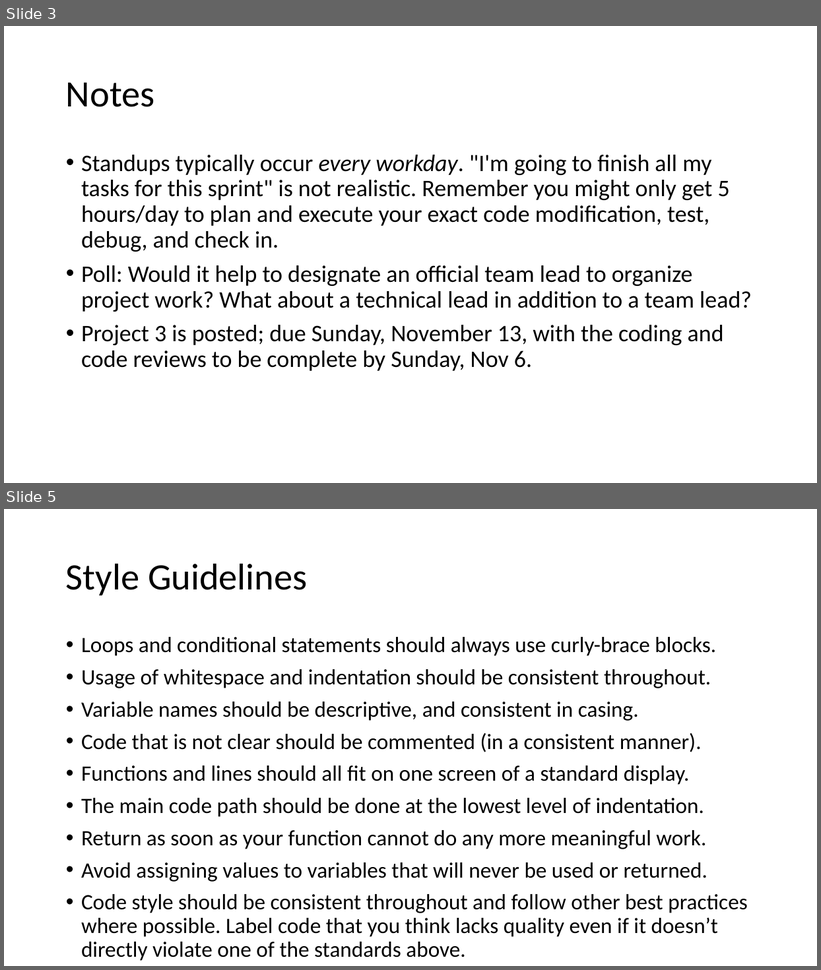
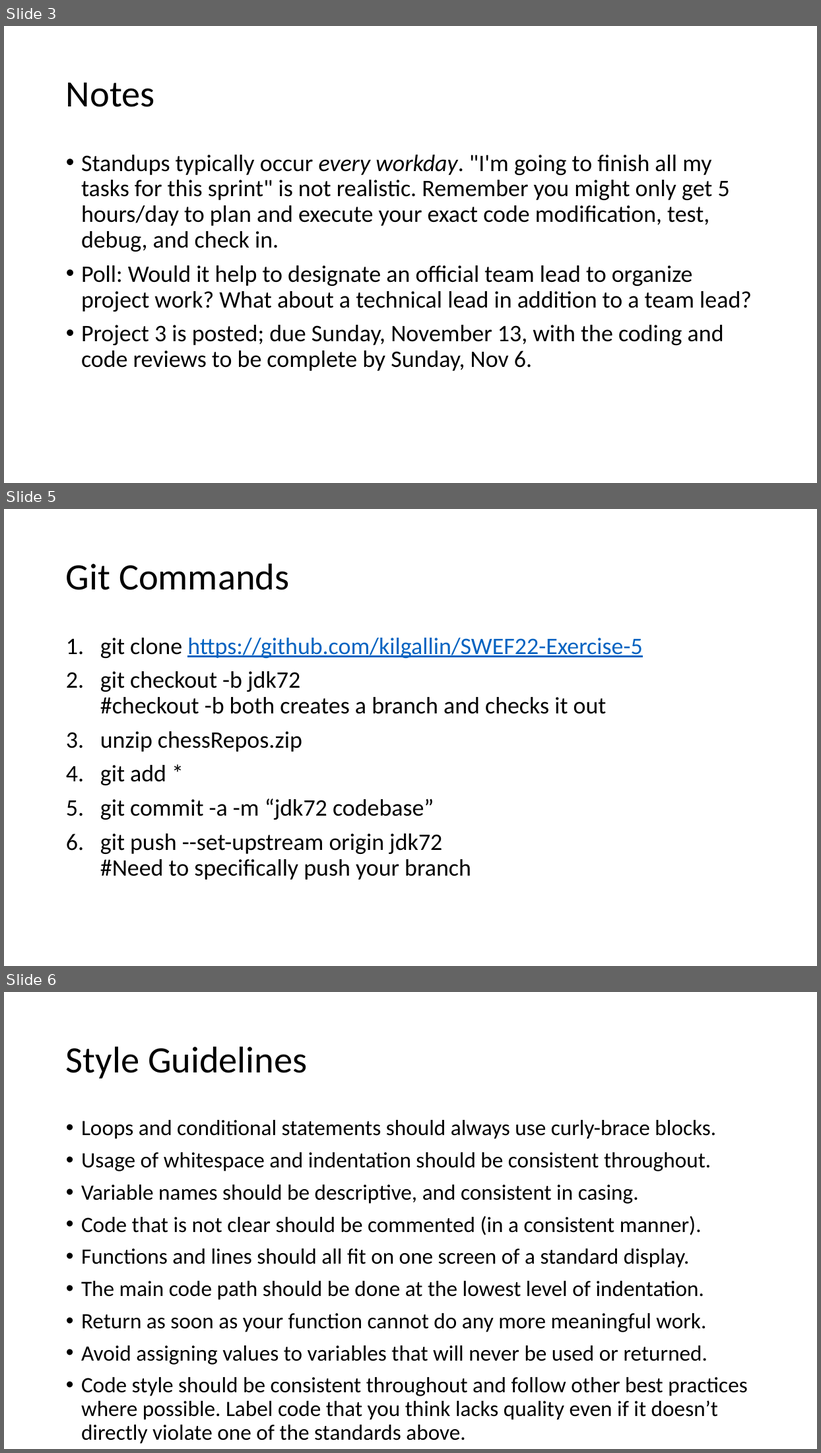
Before and after one commit to kilgallin/SWEF22, a slide deck: lectures/16-Review-Ex.pptx. Shown one above the other, each under a label of ours: slides 3 and 5 before the commit, slides 3, 5 and 6 after it; the slides between them are not shown. The pictures are 821x970 and 821x1453 pixels, drawn with LibreOffice and Linux fonts; fonts in the diff are those of the drawing. Boxes give left, top, right and bottom in pixels: in the first picture for what was removed or moved away, otherwise in the second. Text is boxed around its words. In the diff, an @@ line names an element or a change of style, - is before the commit and + after.

```diff
--- a/lectures/16-Review-Ex.pptx
+++ b/lectures/16-Review-Ex.pptx
@@ slide 5 added at box(4, 509, 817, 966), background #FFFFFF @@
@@ title added at box(66, 563, 289, 590), 44 pt, text #000000 @@
+Git Commands
@@ text added at box(100, 638, 642, 880), 28 pt, text #000000 @@
+1. git clone https://github.com/kilgallin/SWEF22-Exercise-5
+2. git checkout -b jdk72
+   #checkout -b both creates a branch and checks it out
+3. unzip chessRepos.zip
+4. git add *
+5. git commit -a -m “jdk72 codebase”
+6. git push --set-upstream origin jdk72
+   #Need to specifically push your branch
@@ what was slide 5 is now slide 6 @@
```
Also in this commit, not shown: 1 slide changed, 1 other file.
